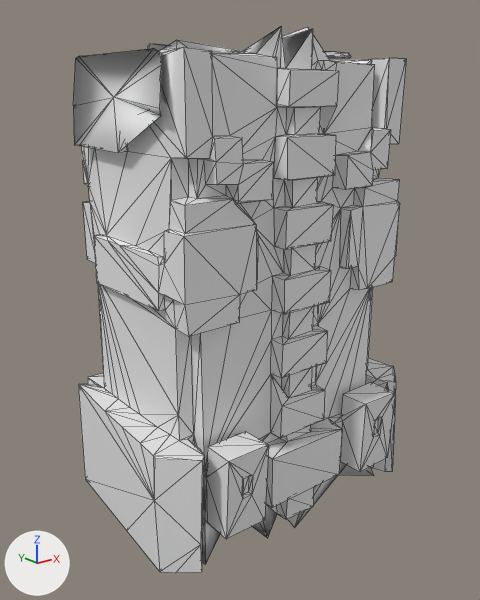
The OBJ model src/main/resources/assets/kn8/meshes/narumi/body.obj as it was, and as the next commit left it.
Both versions are drawn from a 50 mm camera at (-0.496, -0.623, 1.276) aimed at (0.002, -0.001, 1.027). Lighting does not change. The marker at lower left points along +X, +Y and +Z. The first picture is the older version. Mesh edges are drawn as thin lines. Where no turn or scale is listed for an object, it has been applied to the vertices. Vertices at exactly the same position are counted once.

Names of what the first picture shows: 'body'.
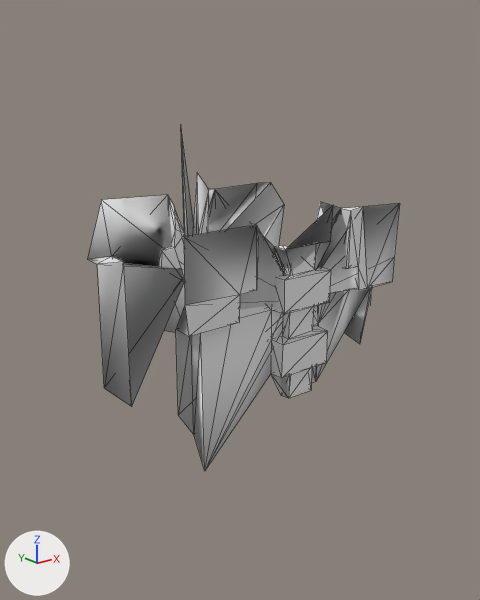
What differs and where, as boxes (x1, y1, x2, y2) in the pictures (480 x 600 px):
'body', reshaped (38% shorter)
    before: (74, 26, 406, 573)
    after: (87, 131, 400, 470)
part 1 of me_body, deleted
    before: (74, 26, 406, 573)
part 2 of me_body, added
    after: (87, 131, 284, 405)
part 3 of me_body, added
    after: (176, 202, 372, 469)

What changed in the scene script:
```text
Change me_body:
    used by ob_body; location = (0.0, 0.0, 0.0)
    remove me_body.from_pydata(...)  # 818 vertices, 1641 faces; spans x -0.193..0.191, y -0.15..0.165, z 0.748..1.339
    add me_body.from_pydata(...)  # 151 vertices, 293 faces; spans x -0.158..0.157, y -0.123..0.111, z 0.883..1.236
    me_body part 1: 669 vertices removed from x -0.193..0.191, y -0.15..0.165, z 0.748..1.339
    me_body part 2: 1 vertex added at x -0.004, y 0.101, z 1.047
    me_body part 3: 1 vertex added at x 0.002, y -0.107, z 1.053
```
